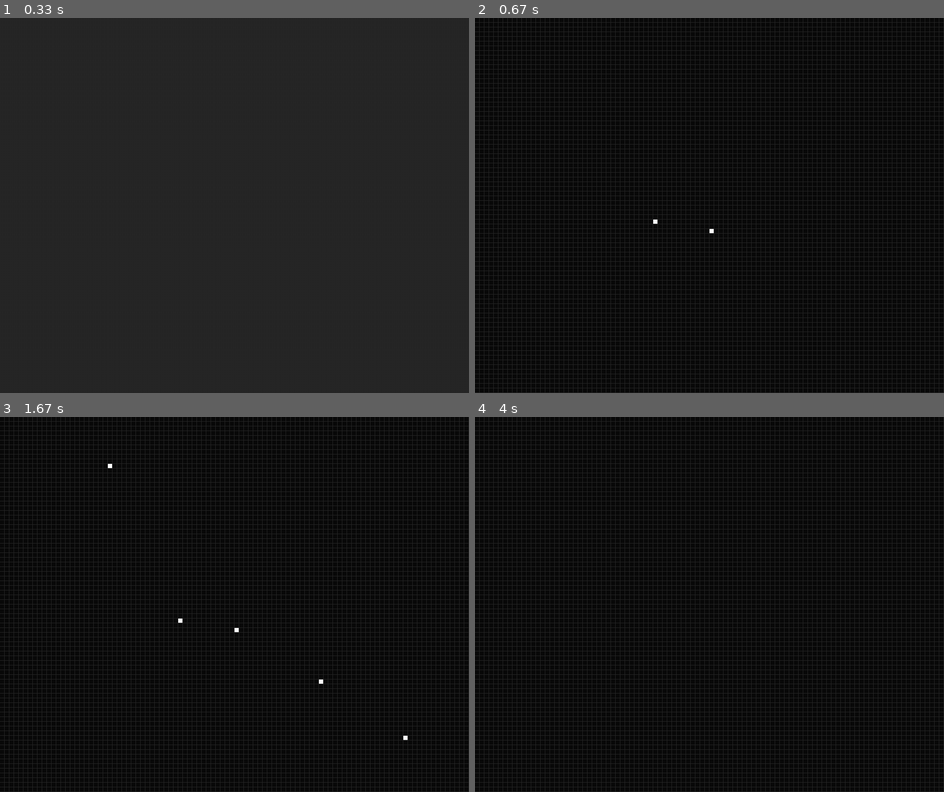
Above: before the commit, frames 1-4 (two rows, left to right).
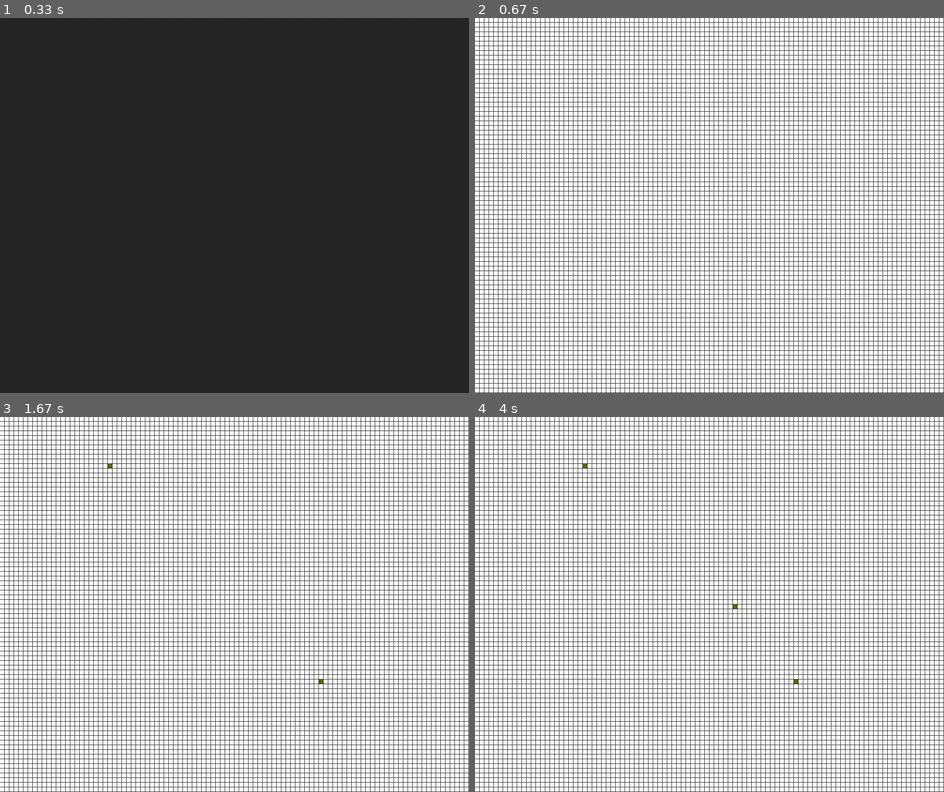
Above: after the commit, the same moments.

Repository: NickMilkin/MSP_PRO22
Game: pygame game, started from game of life.py
The game is run twice, just before and just after one commit, with the same random seed, the same clock (stepped at 60 frames per second) and the same inputs.
Inputs (mouse positions are in pixels of both pictures, inside the frame that each line leads up to):
- Up to frame 1 (0.33 s): type "1 (at the terminal prompt)" at 0 s
- Up to frame 2 (0.67 s): press the mouse at (709, 231) at 0.37 s; move the mouse to (653, 220) at 0.47 s; release the mouse at (596, 209) at 0.6 s
- Up to frame 3 (1.67 s): press the mouse at (234, 630) at 0.7 s; move the mouse to (318, 683) at 0.8 s; release the mouse at (408, 735) at 0.93 s; move the mouse to (112, 465) at 1.17 s; click (112, 465) at 1.45 s
- Up to frame 4 (4 s): press the mouse at (587, 465) at 1.9 s; move the mouse to (737, 604) at 2 s; release the mouse at (887, 747) at 2.13 s; press the mouse at (587, 465) at 2.73 s; move the mouse to (709, 518) at 2.83 s; release the mouse at (831, 570) at 2.97 s; tap Space at 3.67 s

Frame 1 is identical in both runs. In frame 2, 96% of the frame differs, in the area x 0-100%, y 0-100%; in frame 3, 96%; in frame 4, 96%.

Commit message:
added new states and variables

Diff:
--- a/game of life.py
+++ b/game of life.py
@@ -2,32 +2,76 @@
 import numpy as np
 import time
 import pygame
-##color values
-Color_BG=(10,10,10)
+import random
+
+# parameters
+
+n_infects = 2
+days_incub = 3
+days_infected = 5
+days_immunized = 15
+
+
+#color values
+
+Color_healthy=(255, 255, 255)
 Color_Grid = (40,40,40)
 Color_Die_Next =(170,170,170) #color of cells that die the next generation
 Color_alive_next =(255,255,255) # color of cells that turn alive next generation
+Color_incub = (100, 100, 0)
+Color_sick = (255, 0, 0)
+Color_immune = (0, 0, 255)
+
+# healthy = 0
+# incubation = 1
+# sick = 2
+# immunized = 3
 
 def update (screen, cells, size, with_progress=False): # rules and stuff to update
     updated_cells = np.zeros((cells.shape[0],cells.shape[1]))
     #goes through each cell and updates the state
     for row, col in np.ndindex(cells.shape):
-           alive = np.sum(cells[row-1:row+2, col-1:col+2]) - cells [row,col] # checks cells around the cell
-           color = Color_BG if cells[row, col] == 0 else Color_alive_next
-
-           if cells [row,col] == 1: #if the cell is alive do the following
-               if alive < 2 or alive > 3: #dies when less than 2 or more than 3 are around it
-                   if with_progress:
-                       color = Color_Die_Next
-               elif 2<= alive or alive<=3: #turns/stays alive when 2 or 3 cells around it are alive
-                    updated_cells[row,col] = 1
-                    if with_progress:
-                        color = Color_alive_next
-           else: # if cell is dead do the following
-               if alive == 3:
-                   updated_cells[row,col] = 1
-                   if with_progress:
-                       color= Color_alive_next
+
+           # if the cell is healthy
+           if cells[row, col] == 0:
+               color = Color_healthy
+
+            # if the cell is in incubation
+           if cells[row, col] in range(1, days_incub + 1):
+               updated_cells[row, col] = cells[row, col] + 1
+               color = Color_incub
+
+            # if the cell is sick
+           elif cells[row, col] in range(days_incub + 1, days_incub + days_infected + 1):
+               updated_cells[row, col] = cells[row, col] + 1
+               color = Color_sick
+               for i in range(n_infects):
+                   x = random.randint(-1, 1)
+                   y = random.randint(-1, 1)
+                   if updated_cells[(row + x) % cells.shape[0], (col + y) % cells.shape[1]] == 0:
+                      updated_cells[(row + x) % cells.shape[0], (col + y) % cells.shape[1]] = 1
+
+            # if the cell is immunized
+           elif cells[row, col] in range(days_incub + days_infected + 1, days_incub+days_infected+days_immunized + 1):
+               if cells[row, col] == days_incub + days_immunized + days_infected:
+                  updated_cells[row, col] = 0
+               else:
+                   updated_cells[row, col] = cells[row, col] + 1
+               color = Color_immune
+
+           # if cells [row,col] == 1: #if the cell is alive do the following
+           #     if alive < 2 or alive > 3: #dies when less than 2 or more than 3 are around it
+           #         if with_progress:
+           #             color = Color_Die_Next
+           #     elif 2<= alive or alive<=3: #turns/stays alive when 2 or 3 cells around it are alive
+           #          updated_cells[row,col] = 1
+           #          if with_progress:
+           #              color = Color_alive_next
+           # else: # if cell is dead do the following
+           #     if alive == 3:
+           #         updated_cells[row,col] = 1
+           #         if with_progress:
+           #             color= Color_alive_next
            pygame.draw.rect(screen,color,(col*size,row*size, size-1, size-1)) # makes a grid the size of a matrix
     return updated_cells
 
@@ -85,13 +129,13 @@
                #when you click on a cell turns it into the opposite state
             if pygame.mouse.get_pressed()[0]:
                 pos = pygame.mouse.get_pos()
-                if cells [pos[1]//size,pos[0]//size]==1:
+                if cells [pos[1]//size,pos[0]//size]==0:
+                    cells [pos[1]//size,pos[0]//size]=1
+                    update (screen,cells,size)
+                    pygame.display.update()
+
+                else:
                     cells [pos[1]//size,pos[0]//size]=0
-                    update (screen,cells,size)
-                    pygame.display.update()
-
-                else:
-                    cells [pos[1]//size,pos[0]//size]=1
                     update (screen,cells,size)
                     pygame.display.update()
 
@@ -171,7 +215,7 @@
 
 
 
-        time.sleep(0.05)
+        time.sleep(0.2)
 
 if __name__== '__main__':
     main()
